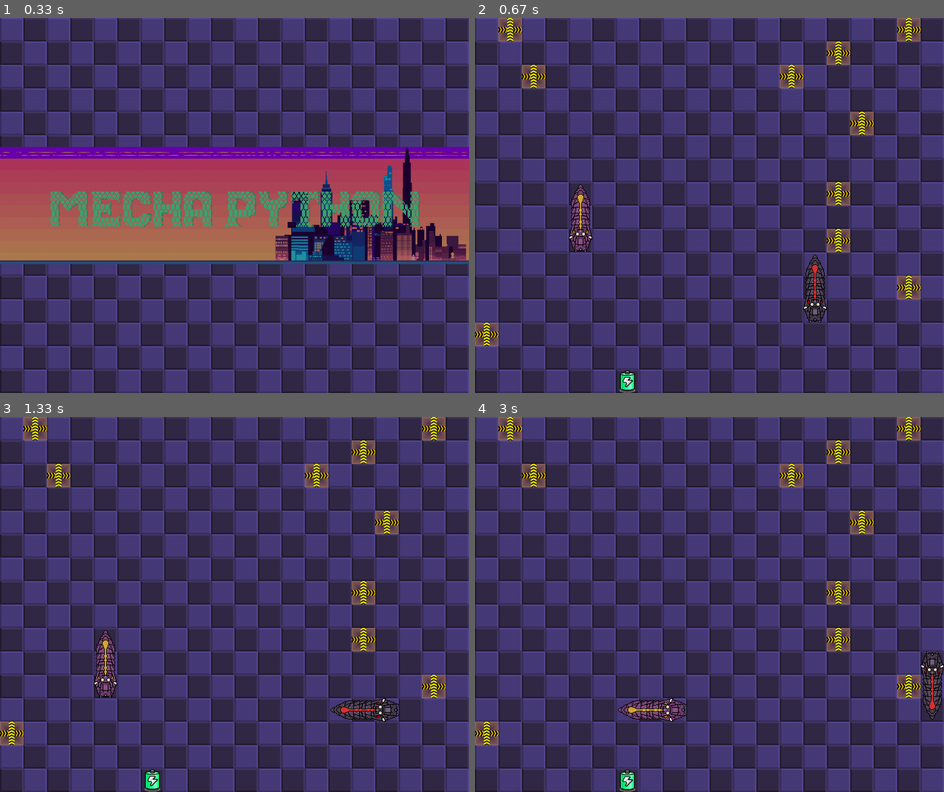
Above: before the commit, frames 1-4 (two rows, left to right).
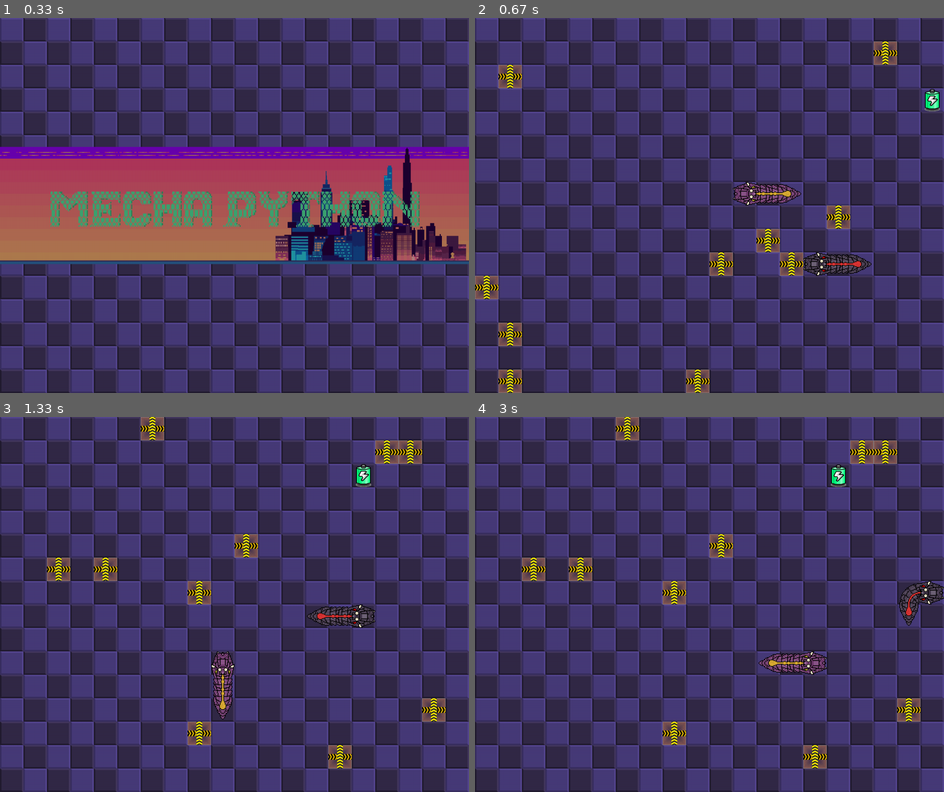
Above: after the commit, the same moments.

Repository: Nabegon/pygame
Game: pygame game, started from snake_game.py
Two runs of this game, one before a commit and one after it. Both use one fixed random seed, a clock stepped at 60 frames per second and the inputs below.
Inputs:
- Up to frame 1 (0.33 s): no input
- Up to frame 2 (0.67 s): tap Enter at 0.33 s
- Up to frame 3 (1.33 s): hold E 0.67-1.13 s; hold Right 0.67-1.13 s; tap C at 1.17 s
- Up to frame 4 (3 s): tap D at 1.5 s; hold Up 2.33-2.8 s; hold Right from 2.83 s (still down)

Frame 1 is identical in both runs. In frame 2, 8.8% of the frame differs, in the area x 0-100%, y 0-100%; in frame 3, 8.9%, in the area x 0-95%, y 0-100%; in frame 4, 8.9%.

Commit message:
fix: display without overlapping obstructions and a battery

Diff:
--- a/snake_game.py
+++ b/snake_game.py
@@ -26,6 +26,7 @@
 OBSTACLE_AMOUNT = 10
 
 CHANGE_ANIMATION_POINT = 250
+
 class Position:
     def __init__(self, x, y):
         self.x = x
@@ -36,17 +37,42 @@
             return True
         return False
 
+
+class Playground:
+    def __init__(self):
+        self.grid = []
+        for i in range(GRID_HEIGHT):
+            self.grid.append([])
+            for j in range(GRID_WIDTH):
+                self.grid[i].append(False)
+
+    def is_occupied(self, position):
+        return self.grid[position.y][position.x]
+
+    def set_field(self, position):
+        self.grid[position.y][position.x] = True
+
+    def reset_field(self, position):
+        self.grid[position.y][position.x] = False
+
+
 class Food:
     def __init__(self):
-        self.position = Position(random.randrange(GRID_WIDTH), random.randrange(GRID_HEIGHT))
+        global playground
+
+        # randomly place the food
+        random_position = Position(random.randrange(GRID_WIDTH), random.randrange(GRID_HEIGHT))
+        while playground.is_occupied(random_position):
+            random_position = Position(random.randrange(GRID_WIDTH), random.randrange(GRID_HEIGHT))
+        playground.set_field(random_position)
+        self.position = random_position
+
         self.surface_0 = pygame.image.load('./battery_0.png')
         self.surface_1 = pygame.image.load('./battery_1.png')
         self.surface_2 = pygame.image.load('./battery_2.png')
         self.animation_step = 0 # 0 - 3
         self.time_delta = 0
 
-    def calculate_randam_position(self):
-        self.position = Position(random.randrange(GRID_WIDTH), random.randrange(GRID_HEIGHT))
 
     def advance(self, time_delta):
         self.time_delta += time_delta
@@ -69,8 +95,6 @@
                 surface_food = self.surface_1
         window.blit(surface_food, (self.position.x * TILE_SIZE, self.position.y * TILE_SIZE))
 
-# class Obstacle:
-#     def __init__(self, position):
 
 class BodyPart:
     def __init__(self, position, direction):
@@ -80,27 +104,44 @@
 
 class Snake:
     def __init__(self, alternative_color):
-        self.direction = random.randrange(4)
-        start_x = random.randrange(3, GRID_WIDTH - 3)
-        start_y = random.randrange(3, GRID_HEIGHT - 3)
-        initial_position = Position(start_x, start_y)
-
-
-        # set the fields of the snake with their positions
-        self.fields = [BodyPart(initial_position, self.direction)]
-        match self.direction:
-            case 0:
-                self.fields.append(BodyPart(Position(initial_position.x, initial_position.y + 1), self.direction))
-                self.fields.append(BodyPart(Position(initial_position.x, initial_position.y + 2), self.direction))
-            case 1:
-                self.fields.append(BodyPart(Position(initial_position.x - 1, initial_position.y), self.direction))
-                self.fields.append(BodyPart(Position(initial_position.x - 2, initial_position.y), self.direction))
-            case 2:
-                self.fields.append(BodyPart(Position(initial_position.x, initial_position.y - 1), self.direction))
-                self.fields.append(BodyPart(Position(initial_position.x, initial_position.y - 2), self.direction))
-            case 3:
-                self.fields.append(BodyPart(Position(initial_position.x + 1, initial_position.y), self.direction))
-                self.fields.append(BodyPart(Position(initial_position.x + 2, initial_position.y), self.direction))
+        global playground
+
+        collision = True
+
+        while collision:
+            collision = False
+
+            self.direction = random.randrange(4)
+            start_x = random.randrange(3, GRID_WIDTH - 3)
+            start_y = random.randrange(3, GRID_HEIGHT - 3)
+            initial_position = Position(start_x, start_y)
+
+            # set the fields of the snake with their positions
+            self.fields = [BodyPart(initial_position, self.direction)]
+            match self.direction:
+                case 0:
+                    self.fields.append(BodyPart(Position(initial_position.x, initial_position.y + 1), self.direction))
+                    self.fields.append(BodyPart(Position(initial_position.x, initial_position.y + 2), self.direction))
+                case 1:
+                    self.fields.append(BodyPart(Position(initial_position.x - 1, initial_position.y), self.direction))
+                    self.fields.append(BodyPart(Position(initial_position.x - 2, initial_position.y), self.direction))
+                case 2:
+                    self.fields.append(BodyPart(Position(initial_position.x, initial_position.y - 1), self.direction))
+                    self.fields.append(BodyPart(Position(initial_position.x, initial_position.y - 2), self.direction))
+                case 3:
+                    self.fields.append(BodyPart(Position(initial_position.x + 1, initial_position.y), self.direction))
+                    self.fields.append(BodyPart(Position(initial_position.x + 2, initial_position.y), self.direction))
+
+        # check if snake overlaps
+        for bodypart in self.fields:
+            if playground.is_occupied(bodypart.position):
+                self.fields.clear()
+                collision = True
+
+        # mark the location of the snake on the playground
+        if collision == False:
+            for bodypart in self.fields:
+                playground.set_field(bodypart.position)
 
         # load graphics
         if alternative_color:
@@ -120,11 +161,15 @@
         # tracks the status of the speedup ability
         self.speed_up = 0
 
+
+
     def speed_up_activate(self):
         if self.speed_up <= 0 - SPEED_UP_COOLDOWN:
             self.speed_up = SPEED_UP_PERIOD
 
-    def advance(self, time_delta, food, obstacle_list, other_snake):
+    def advance(self, time_delta):
+        global playground
+        global food
 
         self.time_delta += time_delta
 
@@ -159,24 +204,18 @@
             if next_position.x < 0 or next_position.x > GRID_WIDTH  - 1 or next_position.y < 0 or next_position.y > GRID_HEIGHT - 1:
                 return False
 
-            for i in other_snake.fields:
-                if next_position == i.position:
+            if playground.is_occupied(next_position):
+                if next_position == food.position:
+                    food = Food()
+                else:
                     return False
-
-            for i in self.fields:
-                if next_position == i.position:
-                    return False
-
-            for o in obstacle_list:
-                if next_position == o:
-                    return False
-
-            if not (next_position == food.position):
+            else:
+                playground.reset_field(self.fields[len(self.fields) - 1].position)
                 self.fields.pop(len(self.fields) - 1)
-            else:
-                food.calculate_randam_position()
-
+
+            playground.set_field(next_position)
             self.fields.insert(0, BodyPart(next_position, head.direction))
+
 
     def draw(self, window):
 
@@ -268,19 +307,6 @@
         self.direction = direction
 
 
-def place_obstacles(obstacle_list):
-    obstacle_list.clear()
-    for i in range(OBSTACLE_AMOUNT):
-        uniqe = False
-        while uniqe == False:
-            position = Position(random.randrange(GRID_WIDTH), random.randrange(GRID_HEIGHT))
-            uniqe = True
-            for p in obstacle_list:
-                if p == position:
-                    uniqe = False
-        obstacle_list.append(position)
-
-
 def draw_obstacles(obstacle_list, obstacle_surface):
     for o in obstacle_list:
         window.blit(obstacle_surface, (o.x * TILE_SIZE, o.y * TILE_SIZE))
@@ -293,6 +319,33 @@
     window.blit(message, (x_pos, y_pos))
 
 
+def start_game():
+    global game_state
+    global playground
+    global player_1
+    global player_2
+    global food
+    global obstacles
+    global window
+    global game_winner_1
+
+    playground = Playground()
+    player_1 = Snake(True)
+    player_2 = Snake(False)
+
+    # place obstacles
+    obstacles.clear()
+    for i in range(OBSTACLE_AMOUNT):
+        random_position = Position(random.randrange(GRID_WIDTH), random.randrange(GRID_HEIGHT))
+        while playground.is_occupied(random_position):
+            random_position = Position(random.randrange(GRID_WIDTH), random.randrange(GRID_HEIGHT))
+        playground.set_field(random_position)
+        obstacles.append(random_position)
+
+    food = Food()
+    game_state = 1
+
+
 # Initialize Pygame
 pygame.init()
 
@@ -311,8 +364,9 @@
 window = pygame.display.set_mode((WINDOW_WIDTH, WINDOW_HEIGHT))
 window_with_background = pygame.transform.scale(background, (WINDOW_WIDTH, WINDOW_HEIGHT))
 
+playground = Playground()
+
 obstacles = []
-place_obstacles(obstacles)
 
 player_1 = Snake(True)
 player_2 = Snake(False)
@@ -339,7 +393,7 @@
                 if event.key == pygame.K_q:
                     game_state = 3
                 else:
-                    game_state = 1
+                    start_game()
 
     window.blit(window_with_background, (0, 0))
     y_pos = WINDOW_HEIGHT / 2 - title_surface.get_height() / 2
@@ -384,13 +438,14 @@
                         player_2.speed_up_activate()
 
     # advance snakes
-    if player_1.advance(time_delta, food, obstacles, player_2) == False:
+    if player_1.advance(time_delta) == False:
         game_winner_1 = False
         game_state = 2
-    if player_2.advance(time_delta, food, obstacles, player_1) == False:
+    if player_2.advance(time_delta) == False:
         game_winner_1 = True
         game_state = 2
     food.advance(time_delta)
+
     # draw frame
     window.blit(window_with_background, (0, 0))
     food.draw(window)
@@ -414,11 +469,7 @@
                     case pygame.K_q:
                         game_state = 3
                     case pygame.K_c:
-                        player_1 = Snake(True)
-                        player_2 = Snake(False)
-                        food = Food()
-                        place_obstacles(obstacles)
-                        game_state = 1
+                        start_game()
 
     # draw frame
     x_pos = WINDOW_WIDTH / 2 - game_over_surface.get_width() / 2
